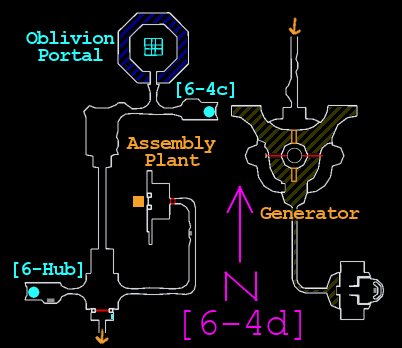
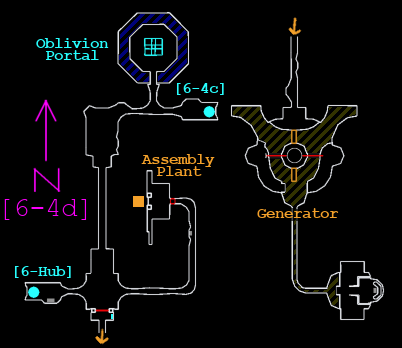
The second 402px x 348px image is a revision of the first. Changes to its layers:
painted on "[6-4d]" over (4, 199, 301, 340)
painted on "Assembly Plant" over (126, 136, 216, 176)
painted on "[6-4c]" over (176, 82, 235, 98)
painted on "[6-Hub]" over (13, 262, 83, 278)
painted on "Oblivion Portal" over (26, 31, 115, 61)
painted on "Generator" over (257, 207, 360, 219)
added layer "N" above "Map" over (33, 99, 61, 193)
painted on "Map" over (223, 185, 259, 302)
